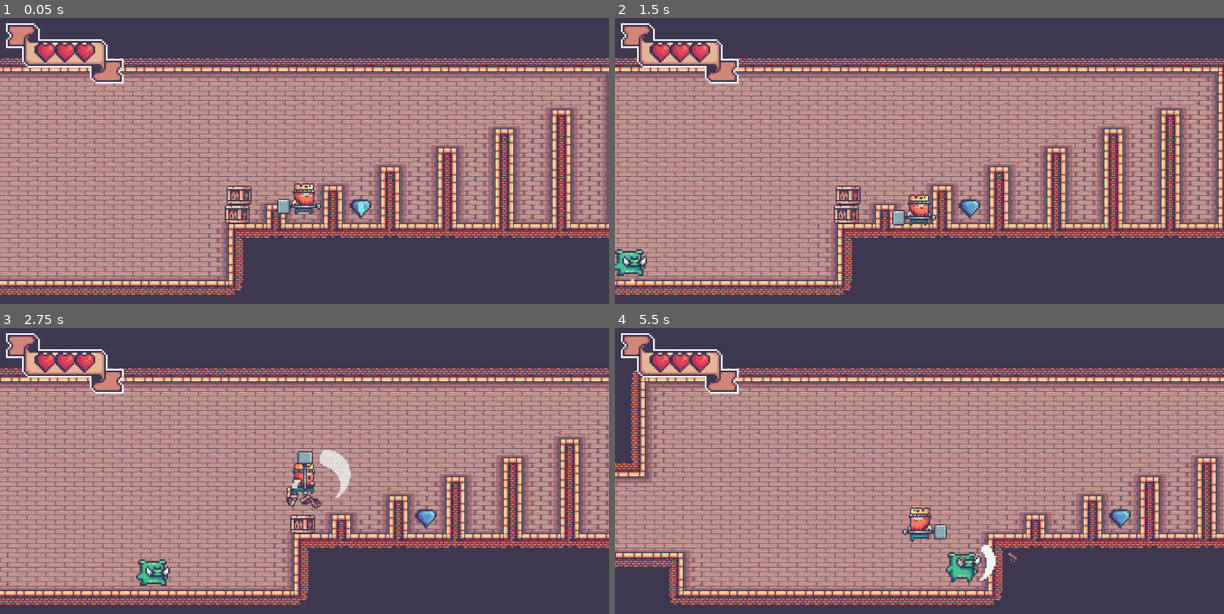
Above: before the commit, frames 1-4 (two rows, left to right).
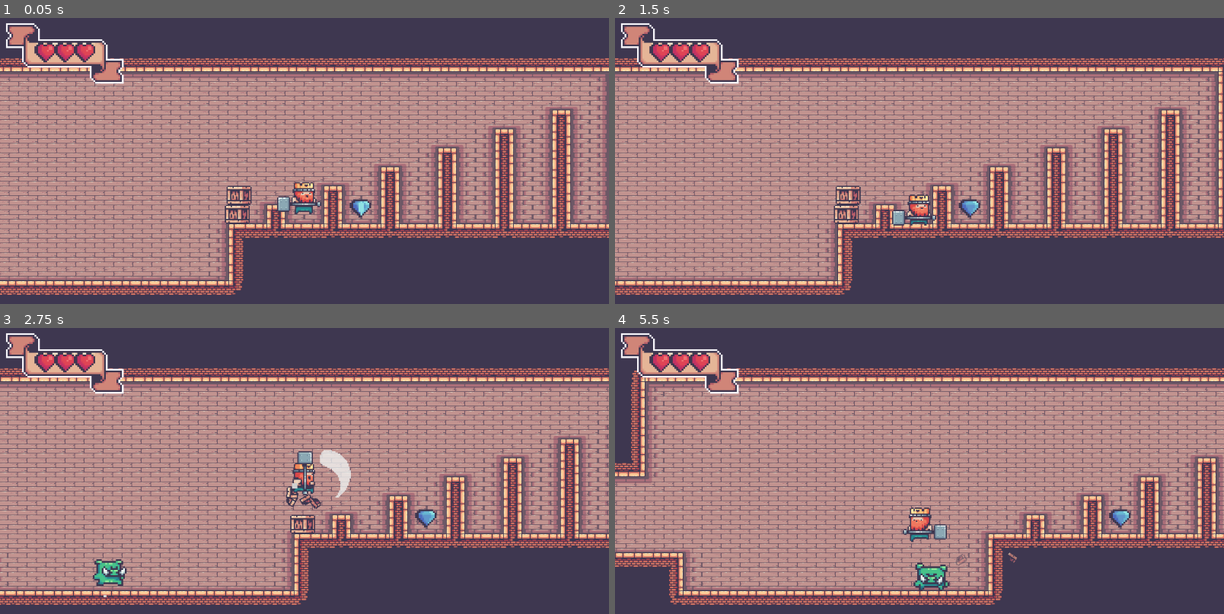
Above: after the commit, the same moments.

Repository: haihala/VIM.MT.310-Game-Project-2
Game: Godot game, scene res://scenes/MainScene.tscn
Two runs of this game, one before a commit and one after it. Both use one fixed random seed, a clock stepped at 60 frames per second and the inputs below.
Inputs:
- Up to frame 1 (0.05 s): no input
- Up to frame 2 (1.5 s): hold Right (move_right) 0.53-1.28 s; hold Space (attack) 0.53-1.28 s; tap Up (jump) at 0.77 s; hold Left (move_left) from 1.28 s (still down); tap Space (attack) at 1.35 s
- Up to frame 3 (2.75 s): tap Up (jump) at 1.52 s; release Left (move_left) at 2.03 s; hold Right (move_right) from 2.03 s (still down); hold Space (attack) from 2.03 s (still down)
- Up to frame 4 (5.5 s): release Space (attack) at 2.78 s; tap Space (attack) at 2.85, 4.35 s; tap Up (jump) at 3.02, 3.77, 4.52 s; release Right (move_right) at 3.53 s; hold Space (attack) 3.53-4.28 s; hold Left (move_left) from 3.53 s (still down); hold Space (attack) from 5.03 s (still down)

The runs differ from the first frame. In frame 1, 0.4% of the frame differs, in the area x 45-53%, y 57-69%; in frame 2, 0.4%; in frame 3, 0.8%; in frame 4, 1.1%, in the area x 49-63%, y 75-92%.

Commit message:
Move common particle and sound handling into shareable nodes

Diff:
--- a/scenes/Pig.tscn
+++ b/scenes/Pig.tscn
@@ -1,8 +1,8 @@
-[gd_scene load_steps=66 format=2]
+[gd_scene load_steps=74 format=2]
 
 [ext_resource path="res://assets/kings_and_pigs/03-Pig/Idle (34x28).png" type="Texture" id=1]
 [ext_resource path="res://scripts/Pig.gd" type="Script" id=2]
-[ext_resource path="res://scripts/utils/RandomAudioClipPlayer.gd" type="Script" id=3]
+[ext_resource path="res://assets/Minifantasy_Dungeon_SFX/21_orc_damage_1.wav" type="AudioStream" id=3]
 [ext_resource path="res://assets/kings_and_pigs/03-Pig/Hit (34x28).png" type="Texture" id=4]
 [ext_resource path="res://assets/Minifantasy_Dungeon_SFX/24_orc_death_spin.wav" type="AudioStream" id=5]
 [ext_resource path="res://assets/kings_and_pigs/03-Pig/Dead (34x28).png" type="Texture" id=6]
@@ -20,6 +20,16 @@
 [ext_resource path="res://assets/kings_and_pigs/03-Pig/Ground (34x28).png" type="Texture" id=18]
 [ext_resource path="res://scripts/state_machine/RunState.gd" type="Script" id=19]
 [ext_resource path="res://scripts/state_machine/LandState.gd" type="Script" id=20]
+[ext_resource path="res://assets/Minifantasy_Dungeon_SFX/21_orc_damage_2.wav" type="AudioStream" id=21]
+[ext_resource path="res://assets/Minifantasy_Dungeon_SFX/16_human_walk_stone_2.wav" type="AudioStream" id=22]
+[ext_resource path="res://assets/Minifantasy_Dungeon_SFX/17_orc_atk_sword_2.wav" type="AudioStream" id=23]
+[ext_resource path="res://assets/Minifantasy_Dungeon_SFX/17_orc_atk_sword_3.wav" type="AudioStream" id=24]
+[ext_resource path="res://assets/Minifantasy_Dungeon_SFX/16_human_walk_stone_3.wav" type="AudioStream" id=25]
+[ext_resource path="res://assets/Minifantasy_Dungeon_SFX/17_orc_atk_sword_1.wav" type="AudioStream" id=26]
+[ext_resource path="res://assets/Minifantasy_Dungeon_SFX/16_human_walk_stone_1.wav" type="AudioStream" id=27]
+[ext_resource path="res://assets/Minifantasy_Dungeon_SFX/21_orc_damage_3.wav" type="AudioStream" id=28]
+[ext_resource path="res://scenes/character_bits/CharacterAudio.tscn" type="PackedScene" id=29]
+[ext_resource path="res://scenes/character_bits/CharacterParticles.tscn" type="PackedScene" id=30]
 
 [sub_resource type="AtlasTexture" id=20]
 atlas = ExtResource( 9 )
@@ -209,59 +219,32 @@
 radius = 20.0
 height = 6.0
 
-[sub_resource type="ParticlesMaterial" id=47]
-lifetime_randomness = 1.0
-emission_shape = 2
-emission_box_extents = Vector3( 10, 10, 1 )
-flag_disable_z = true
-direction = Vector3( 0, -1, 0 )
-spread = 88.12
-initial_velocity = 59.4
-orbit_velocity = 0.0
-orbit_velocity_random = 0.0
-damping = 2.97
-angle_random = 1.0
-scale = 10.0
-scale_random = 0.5
-color = Color( 0.819608, 0.819608, 0.819608, 1 )
-
-[sub_resource type="ParticlesMaterial" id=46]
-lifetime_randomness = 1.0
-emission_shape = 2
-emission_box_extents = Vector3( 10, 10, 1 )
-flag_disable_z = true
-direction = Vector3( 0, -1, 0 )
-spread = 88.12
-initial_velocity = 59.4
-orbit_velocity = 0.0
-orbit_velocity_random = 0.0
-damping = 2.97
-angle_random = 1.0
-scale = 5.0
-scale_random = 0.5
-color = Color( 0.819608, 0.819608, 0.819608, 1 )
-
 [sub_resource type="CapsuleShape2D" id=25]
 radius = 17.0
 height = 42.0
 
 [sub_resource type="AtlasTexture" id=42]
+flags = 4
 atlas = ExtResource( 15 )
 region = Rect2( 0, 0, 34, 16 )
 
 [sub_resource type="AtlasTexture" id=43]
+flags = 4
 atlas = ExtResource( 15 )
 region = Rect2( 34, 0, 34, 16 )
 
 [sub_resource type="AtlasTexture" id=38]
+flags = 4
 atlas = ExtResource( 13 )
 region = Rect2( 0, 0, 34, 16 )
 
 [sub_resource type="AtlasTexture" id=39]
+flags = 4
 atlas = ExtResource( 13 )
 region = Rect2( 34, 0, 34, 16 )
 
 [sub_resource type="AtlasTexture" id=40]
+flags = 4
 atlas = ExtResource( 13 )
 region = Rect2( 68, 0, 34, 16 )
 
@@ -333,44 +316,14 @@
 [node name="CollisionShape2D" type="CollisionShape2D" parent="."]
 shape = SubResource( 13 )
 
-[node name="LandingParticles" type="Particles2D" parent="."]
+[node name="CharacterAudio" parent="." instance=ExtResource( 29 )]
+footsteps = [ ExtResource( 27 ), ExtResource( 22 ), ExtResource( 25 ) ]
+on_attack = [ ExtResource( 26 ), ExtResource( 23 ), ExtResource( 24 ) ]
+on_hit = [ ExtResource( 3 ), ExtResource( 21 ), ExtResource( 28 ) ]
+on_death = [ ExtResource( 5 ) ]
+
+[node name="CharacterParticles" parent="." instance=ExtResource( 30 )]
 position = Vector2( 0, 25 )
-emitting = false
-lifetime = 0.5
-one_shot = true
-preprocess = 0.2
-local_coords = false
-process_material = SubResource( 47 )
-
-[node name="RunningParticles" type="Particles2D" parent="."]
-position = Vector2( 0, 25 )
-emitting = false
-amount = 2
-lifetime = 0.3
-preprocess = 0.2
-local_coords = false
-process_material = SubResource( 46 )
-
-[node name="OnHitSound" type="AudioStreamPlayer2D" parent="."]
-script = ExtResource( 3 )
-path_template = "res://assets/Minifantasy_Dungeon_SFX/21_orc_damage_%s.wav"
-low_index = 1
-high_index = 3
-
-[node name="OnDeathSound" type="AudioStreamPlayer2D" parent="."]
-stream = ExtResource( 5 )
-
-[node name="AttackSoundPlayer" type="AudioStreamPlayer2D" parent="."]
-script = ExtResource( 3 )
-path_template = "res://assets/Minifantasy_Dungeon_SFX/17_orc_atk_sword_%s.wav"
-low_index = 1
-high_index = 3
-
-[node name="FootstepPlayer" type="AudioStreamPlayer2D" parent="."]
-script = ExtResource( 3 )
-path_template = "res://assets/Minifantasy_Dungeon_SFX/16_human_walk_stone_%s.wav"
-low_index = 1
-high_index = 3
 
 [node name="Hitbox" type="Area2D" parent="."]
 collision_layer = 0
--- /dev/null
+++ b/scenes/character_bits/CharacterAudio.tscn
@@ -0,0 +1,29 @@
+[gd_scene load_steps=20 format=2]
+
+[ext_resource path="res://assets/Minifantasy_Dungeon_SFX/11_human_damage_3.wav" type="AudioStream" id=1]
+[ext_resource path="res://assets/Minifantasy_Dungeon_SFX/14_human_death_spin.wav" type="AudioStream" id=2]
+[ext_resource path="res://assets/kenney_rgpaudio/footstep07.ogg" type="AudioStream" id=3]
+[ext_resource path="res://assets/kenney_rgpaudio/footstep00.ogg" type="AudioStream" id=4]
+[ext_resource path="res://scenes/character_bits/TemplateAudioPlayer.tscn" type="PackedScene" id=5]
+[ext_resource path="res://scripts/CharacterAudio.gd" type="Script" id=6]
+[ext_resource path="res://assets/kenney_rgpaudio/footstep06.ogg" type="AudioStream" id=7]
+[ext_resource path="res://assets/kenney_rgpaudio/footstep08.ogg" type="AudioStream" id=8]
+[ext_resource path="res://assets/kenney_rgpaudio/footstep03.ogg" type="AudioStream" id=9]
+[ext_resource path="res://assets/Minifantasy_Dungeon_SFX/11_human_damage_2.wav" type="AudioStream" id=10]
+[ext_resource path="res://assets/Minifantasy_Dungeon_SFX/07_human_atk_sword_1.wav" type="AudioStream" id=11]
+[ext_resource path="res://assets/Minifantasy_Dungeon_SFX/11_human_damage_1.wav" type="AudioStream" id=12]
+[ext_resource path="res://assets/kenney_rgpaudio/footstep01.ogg" type="AudioStream" id=13]
+[ext_resource path="res://assets/kenney_rgpaudio/footstep02.ogg" type="AudioStream" id=14]
+[ext_resource path="res://assets/kenney_rgpaudio/footstep05.ogg" type="AudioStream" id=15]
+[ext_resource path="res://assets/kenney_rgpaudio/footstep04.ogg" type="AudioStream" id=16]
+[ext_resource path="res://assets/kenney_rgpaudio/footstep09.ogg" type="AudioStream" id=17]
+[ext_resource path="res://assets/Minifantasy_Dungeon_SFX/07_human_atk_sword_2.wav" type="AudioStream" id=18]
+[ext_resource path="res://assets/Minifantasy_Dungeon_SFX/07_human_atk_sword_3.wav" type="AudioStream" id=19]
+
+[node name="CharacterAudio" type="Node2D"]
+script = ExtResource( 6 )
+footsteps = [ ExtResource( 4 ), ExtResource( 13 ), ExtResource( 14 ), ExtResource( 9 ), ExtResource( 16 ), ExtResource( 15 ), ExtResource( 7 ), ExtResource( 3 ), ExtResource( 8 ), ExtResource( 17 ) ]
+on_attack = [ ExtResource( 11 ), ExtResource( 18 ), ExtResource( 19 ) ]
+on_hit = [ ExtResource( 12 ), ExtResource( 10 ), ExtResource( 1 ) ]
+on_death = [ ExtResource( 2 ) ]
+player_template = ExtResource( 5 )
--- /dev/null
+++ b/scenes/character_bits/CharacterParticles.tscn
@@ -0,0 +1,54 @@
+[gd_scene load_steps=4 format=2]
+
+[ext_resource path="res://scripts/CharacterParticles.gd" type="Script" id=1]
+
+[sub_resource type="ParticlesMaterial" id=46]
+lifetime_randomness = 1.0
+emission_shape = 2
+emission_box_extents = Vector3( 10, 10, 1 )
+flag_disable_z = true
+direction = Vector3( 0, -1, 0 )
+spread = 88.12
+initial_velocity = 59.4
+orbit_velocity = 0.0
+orbit_velocity_random = 0.0
+damping = 2.97
+angle_random = 1.0
+scale = 5.0
+scale_random = 0.5
+color = Color( 0.819608, 0.819608, 0.819608, 1 )
+
+[sub_resource type="ParticlesMaterial" id=4]
+lifetime_randomness = 1.0
+emission_shape = 2
+emission_box_extents = Vector3( 10, 10, 1 )
+flag_disable_z = true
+direction = Vector3( 0, -1, 0 )
+spread = 88.12
+initial_velocity = 59.4
+orbit_velocity = 0.0
+orbit_velocity_random = 0.0
+damping = 2.97
+angle_random = 1.0
+scale = 10.0
+scale_random = 0.5
+color = Color( 0.819608, 0.819608, 0.819608, 1 )
+
+[node name="CharacterParticles" type="Node2D"]
+script = ExtResource( 1 )
+
+[node name="RunningParticles" type="Particles2D" parent="."]
+emitting = false
+amount = 2
+lifetime = 0.3
+preprocess = 0.2
+local_coords = false
+process_material = SubResource( 46 )
+
+[node name="LandingParticles" type="Particles2D" parent="."]
+emitting = false
+lifetime = 0.5
+one_shot = true
+preprocess = 0.2
+local_coords = false
+process_material = SubResource( 4 )
--- /dev/null
+++ b/scenes/character_bits/Hitbox.tscn
@@ -0,0 +1,20 @@
+[gd_scene load_steps=3 format=2]
+
+[ext_resource path="res://scripts/Hitbox.gd" type="Script" id=1]
+
+[sub_resource type="CapsuleShape2D" id=6]
+radius = 50.9117
+height = 9.06065
+
+[node name="Hitbox" type="Area2D"]
+collision_layer = 0
+collision_mask = 4
+script = ExtResource( 1 )
+
+[node name="CollisionShape2D" type="CollisionShape2D" parent="."]
+position = Vector2( 37, 5 )
+rotation = 0.895354
+shape = SubResource( 6 )
+
+[connection signal="body_entered" from="." to="." method="_on_Hitbox_body_entered"]
+[connection signal="body_exited" from="." to="." method="_on_Hitbox_body_exited"]
--- /dev/null
+++ b/scenes/character_bits/TemplateAudioPlayer.tscn
@@ -0,0 +1,3 @@
+[gd_scene format=2]
+
+[node name="Template" type="AudioStreamPlayer2D"]
--- a/scenes/common/Player.tscn
+++ b/scenes/common/Player.tscn
@@ -1,71 +1,19 @@
-[gd_scene load_steps=19 format=2]
+[gd_scene load_steps=12 format=2]
 
 [ext_resource path="res://other/player_animation.tres" type="SpriteFrames" id=1]
 [ext_resource path="res://scripts/player/Player.gd" type="Script" id=2]
-[ext_resource path="res://assets/kenney_rgpaudio/handleCoins.ogg" type="AudioStream" id=3]
+[ext_resource path="res://scenes/character_bits/CharacterAudio.tscn" type="PackedScene" id=3]
 [ext_resource path="res://scripts/state_machine/StateMachine.gd" type="Script" id=4]
 [ext_resource path="res://scripts/state_machine/AttackState.gd" type="Script" id=5]
 [ext_resource path="res://scripts/state_machine/LandState.gd" type="Script" id=6]
 [ext_resource path="res://scripts/state_machine/RunState.gd" type="Script" id=7]
-[ext_resource path="res://assets/Minifantasy_Dungeon_SFX/14_human_death_spin.wav" type="AudioStream" id=8]
-[ext_resource path="res://assets/kenney_rgpaudio/footstep00.ogg" type="AudioStream" id=9]
+[ext_resource path="res://scenes/character_bits/CharacterParticles.tscn" type="PackedScene" id=8]
+[ext_resource path="res://scenes/character_bits/Hitbox.tscn" type="PackedScene" id=9]
 [ext_resource path="res://scripts/state_machine/AnimatedState.gd" type="Script" id=10]
-[ext_resource path="res://scripts/Hitbox.gd" type="Script" id=11]
-[ext_resource path="res://assets/kenney_rgpaudio/handleSmallLeather2.ogg" type="AudioStream" id=12]
-[ext_resource path="res://scripts/utils/RandomAudioClipPlayer.gd" type="Script" id=13]
-
-[sub_resource type="GDScript" id=33]
-script/source = "extends State
-
-class_name AnimatedState
-
-export var animation: String
-onready var sprite = get_node(\"../../AnimatedSprite\")
-
-func enter():
-	if sprite.animation != animation:
-		sprite.play(animation)
-"
 
 [sub_resource type="CapsuleShape2D" id=1]
 radius = 18.0
 height = 8.0
-
-[sub_resource type="ParticlesMaterial" id=4]
-lifetime_randomness = 1.0
-emission_shape = 2
-emission_box_extents = Vector3( 10, 10, 1 )
-flag_disable_z = true
-direction = Vector3( 0, -1, 0 )
-spread = 88.12
-initial_velocity = 59.4
-orbit_velocity = 0.0
-orbit_velocity_random = 0.0
-damping = 2.97
-angle_random = 1.0
-scale = 10.0
-scale_random = 0.5
-color = Color( 0.819608, 0.819608, 0.819608, 1 )
-
-[sub_resource type="ParticlesMaterial" id=46]
-lifetime_randomness = 1.0
-emission_shape = 2
-emission_box_extents = Vector3( 10, 10, 1 )
-flag_disable_z = true
-direction = Vector3( 0, -1, 0 )
-spread = 88.12
-initial_velocity = 59.4
-orbit_velocity = 0.0
-orbit_velocity_random = 0.0
-damping = 2.97
-angle_random = 1.0
-scale = 5.0
-scale_random = 0.5
-color = Color( 0.819608, 0.819608, 0.819608, 1 )
-
-[sub_resource type="CapsuleShape2D" id=6]
-radius = 50.9117
-height = 9.06065
 
 [node name="Player" type="KinematicBody2D" groups=["player"]]
 collision_layer = 2
@@ -76,19 +24,20 @@
 script = ExtResource( 4 )
 
 [node name="Idle" type="Node" parent="StateMachine"]
-script = SubResource( 33 )
+script = ExtResource( 10 )
 animation = "idle"
 
 [node name="Run" type="Node" parent="StateMachine"]
 script = ExtResource( 7 )
 animation = "run"
+interval = 0.45
 
 [node name="Jump" type="Node" parent="StateMachine"]
-script = SubResource( 33 )
+script = ExtResource( 10 )
 animation = "jump"
 
 [node name="Fall" type="Node" parent="StateMachine"]
-script = SubResource( 33 )
+script = ExtResource( 10 )
 animation = "fall"
 
 [node name="Land" type="Node" parent="StateMachine"]
@@ -96,7 +45,7 @@
 animation = "land"
 
 [node name="Die" type="Node" parent="StateMachine"]
-script = SubResource( 33 )
+script = ExtResource( 10 )
 animation = "die"
 
 [node name="Attack" type="Node" parent="StateMachine"]
@@ -112,6 +61,7 @@
 scale = Vector2( 2, 2 )
 frames = ExtResource( 1 )
 animation = "idle"
+frame = 6
 playing = true
 offset = Vector2( 7, 0 )
 
@@ -119,59 +69,9 @@
 position = Vector2( 0, 5 )
 shape = SubResource( 1 )
 
-[node name="LandingParticles" type="Particles2D" parent="."]
+[node name="CharacterAudio" parent="." instance=ExtResource( 3 )]
+
+[node name="CharacterParticles" parent="." instance=ExtResource( 8 )]
 position = Vector2( 0, 25 )
-emitting = false
-lifetime = 0.5
-one_shot = true
-preprocess = 0.2
-local_coords = false
-process_material = SubResource( 4 )
 
-[node name="RunningParticles" type="Particles2D" parent="."]
-position = Vector2( 0, 25 )
-emitting = false
-amount = 2
-lifetime = 0.3
-preprocess = 0.2
-local_coords = false
-process_material = SubResource( 46 )
-
-[node name="CoinPickupPlayer" type="AudioStreamPlayer2D" parent="."]
-stream = ExtResource( 3 )
-
-[node name="FootstepPlayer" type="AudioStreamPlayer2D" parent="."]
-stream = ExtResource( 9 )
-script = ExtResource( 13 )
-path_template = "res://assets/kenney_rgpaudio/footstep0%s.ogg"
-high_index = 9
-
-[node name="AttackSoundPlayer" type="AudioStreamPlayer2D" parent="."]
-stream = ExtResource( 12 )
-volume_db = -10.0
-script = ExtResource( 13 )
-path_template = "res://assets/Minifantasy_Dungeon_SFX/07_human_atk_sword_%s.wav"
-low_index = 1
-high_index = 3
-
-[node name="OnHitSound" type="AudioStreamPlayer2D" parent="."]
-script = ExtResource( 13 )
-path_template = "res://assets/Minifantasy_Dungeon_SFX/11_human_damage_%s.wav"
-low_index = 1
-high_index = 3
-
-[node name="OnDeathSound" type="AudioStreamPlayer2D" parent="."]
-stream = ExtResource( 8 )
-
-[node name="Hitbox" type="Area2D" parent="."]
-collision_layer = 0
-collision_mask = 4
-script = ExtResource( 11 )
-
-[node name="CollisionShape2D" type="CollisionShape2D" parent="Hitbox"]
-position = Vector2( 37, 5 )
-rotation = 0.895354
-shape = SubResource( 6 )
-
-[connection signal="body_entered" from="Hitbox" to="Hitbox" method="_on_Hitbox_body_entered"]
-[connection signal="body_exited" from="Hitbox" to="Hitbox" method="_on_Hitbox_body_exited"]
+[node name="Hitbox" parent="." instance=ExtResource( 9 )]
--- a/scenes/levels/DevLevel.tscn
+++ b/scenes/levels/DevLevel.tscn
@@ -12,9 +12,6 @@
 [node name="TileMap" parent="." instance=ExtResource( 3 )]
 tile_data = PoolIntArray( -983077, 1, 0, -983076, 1, 1, -983075, 1, 1, -983074, 1, 1, -983073, 1, 1, -983072, 1, 1, -98 …(30301 unchanged characters)…
 
-[node name="Pig" parent="." groups=["enemy"] instance=ExtResource( 5 )]
-position = Vector2( -498, -11 )
-
 [node name="Diamond" parent="." instance=ExtResource( 4 )]
 position = Vector2( 190, -93 )
 new_scene = ExtResource( 1 )
@@ -24,3 +21,6 @@
 
 [node name="Crate2" parent="." instance=ExtResource( 2 )]
 position = Vector2( -13, -112 )
+
+[node name="Pig" parent="." instance=ExtResource( 5 )]
+position = Vector2( -571, -78 )
--- /dev/null
+++ b/scripts/CharacterAudio.gd
@@ -0,0 +1,32 @@
+extends Node
+
+export (Array, AudioStream) var footsteps
+export (Array, AudioStream) var on_attack
+export (Array, AudioStream) var on_hit
+export (Array, AudioStream) var on_death
+export var player_template : PackedScene
+
+func footstep(volume=0):
+	play_random_clip(footsteps, volume)
+
+func attack(volume=0):
+	play_random_clip(on_attack, volume)
+
+func hit(volume=0):
+	play_random_clip(on_hit, volume)
+
+func death(volume=0):
+	play_random_clip(on_death, volume)
+
+func play_random_clip(candidates, volume):
+	randomize()
+	var player = get_player()
+	player.stream = candidates[randi() % len(candidates)]
+	player.volume_db = volume
+	player.play()
+
+func get_player():
+	var instance = player_template.instance()
+	add_child(instance)
+	instance.connect("finished", instance, "queue_free")
+	return instance
--- /dev/null
+++ b/scripts/CharacterParticles.gd
@@ -0,0 +1,10 @@
+extends Node
+
+func land():
+	$LandingParticles.restart()
+
+func start_running():
+	$RunningParticles.emitting = true
+
+func stop_running():
+	$RunningParticles.emitting = false
--- a/scripts/Pig.gd
+++ b/scripts/Pig.gd
@@ -59,9 +59,9 @@
 	health -= 1
 
 	if health > 0:
-		$OnHitSound.play_random()
+		$CharacterAudio.hit()
 	else:
-		$OnDeathSound.play()
+		$CharacterAudio.death()
 
 func animation_done():
 	if health > 0:
--- a/scripts/player/Player.gd
+++ b/scripts/player/Player.gd
@@ -13,7 +13,6 @@
 
 onready var state_machine = $StateMachine
 onready var sprite = $AnimatedSprite
-onready var coin_pickup_player = $CoinPickupPlayer
 onready var ui = get_node("../CanvasLayer/UI")
 onready var health_bar = get_node("../CanvasLayer/UI/HealthBar")
 onready var camera = get_node("../Camera")
--- a/scripts/state_machine/AttackState.gd
+++ b/scripts/state_machine/AttackState.gd
@@ -6,11 +6,11 @@
 export var last_active_frame: int
 
 onready var hitbox = get_node("../../Hitbox")
-onready var attack_sound_player = get_node("../../AttackSoundPlayer")
+onready var sound_player = get_node("../../CharacterAudio")
 
 func enter():
 	.enter()
-	attack_sound_player.play_random()
+	sound_player.attack()
 	if first_active_frame == 0:
 		hitbox.start_attack()
 
--- a/scripts/state_machine/LandState.gd
+++ b/scripts/state_machine/LandState.gd
@@ -1,10 +1,9 @@
 extends AnimatedState
 
-onready var particles = get_node("../../LandingParticles")
-onready var footstep_player = get_node("../../FootstepPlayer")
+onready var particles = get_node("../../CharacterParticles")
+onready var sound_player = get_node("../../CharacterAudio")
 
 func enter():
 	.enter()
-	if not particles.emitting:
-		particles.restart()
-	footstep_player.play_random()
+	particles.land()
+	sound_player.footstep()
--- a/scripts/state_machine/RunState.gd
+++ b/scripts/state_machine/RunState.gd
@@ -1,19 +1,28 @@
 extends AnimatedState
 
-onready var particles = get_node("../../RunningParticles")
-onready var footstep_player = get_node("../../FootstepPlayer")
+onready var particles = get_node("../../CharacterParticles")
+onready var sound_player = get_node("../../CharacterAudio")
 
+export var interval : float = 0.5
+var last_sound
 
 func enter():
 	.enter()
-
-	particles.emitting = true
-	footstep_player.volume_db = -20
+	particles.start_running()
+	play_footstep()
 
 func active(_delta):
-	if !footstep_player.playing:
-		footstep_player.play_random()
+	if play_next():
+		play_footstep()
+
+func play_next():
+	var time = OS.get_system_time_msecs()
+	return last_sound + 1000*interval < time
+
+func play_footstep():
+	print("Playing footstep")
+	sound_player.footstep(-10)
+	last_sound = OS.get_system_time_msecs()
 
 func exit():
-	particles.emitting = false
-	footstep_player.volume_db = 0
+	particles.stop_running()
--- a/scripts/utils/RandomAudioClipPlayer.gd
+++ b/scripts/utils/RandomAudioClipPlayer.gd
@@ -11,7 +11,6 @@
 	for i in range(low_index, high_index+1):
 		clips.append(load(path_template % i))
 
-
 func play_random():
 	randomize()
 	# This ensures you get a different clip on each swing
